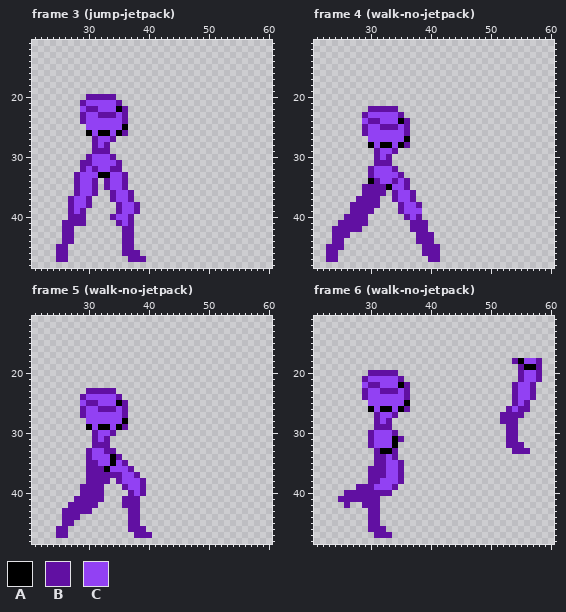
Two states of a pixel-art file, ProjectMoon/Content/concept/regina.aseprite. Above, as it was before the edit.
64x64 pixels, 11 frames. Shown: frame 3 (jump-jetpack): x 21..60, y 11..48; frame 4 (walk-no-jetpack): x 21..60, y 11..48; frame 5 (walk-no-jetpack): x 21..60, y 11..48; frame 6 (walk-no-jetpack): x 21..60, y 11..48. The commit also changed other frames, which this record leaves out.
Visible layers, top first: "concept", "legs", "body".
Palette (. is transparent): A #000000  B #6110a2  C #9241f3
Pixels before, frame 3 (jump-jetpack), first column x 25:
20 .....BBBBB.....
21 ....BCCCCCB....
22 ....CBBCCCAB...
23 ....BCCBBBCB...
24 ....BCCCCCCB...
25 .....CCCCCCA...
26 .....ACAACAB...
27 ......BCCB.....
28 ......BCB......
29 ......BBB......
30 .....BCCCB.....
31 ....BBCCCCB....
32 ....BCBCCBB....
33 ...BCCCAACCB...
34 ...BCCB.BCCB...
35 ...BCCB.BCCB...
36 ...BCCB..BCCB..
37 ..BCCB...BCCB..
38 ..BCCB....BCCB.
39 ..BCB.....BCCB.
40 ..BBB....BCCB..
41 .BBBB.....BCB..
42 .BB........BB..
43 .BB........BB..
44 .BB........BB..
45 BB.........BB..
46 BB.........BBB.
47 BB..........BBB
Pixels before, frame 4 (walk-no-jetpack), first column x 23:
22 .......BBBBB.......
23 ......BCCCCCB......
24 ......CBBCCCAB.....
25 ......BCCBBBCB.....
26 ......BCCCCCCB.....
27 .......CCCCCCA.....
28 .......ACAACAB.....
29 ........BCCB.......
30 ........BCB........
31 ........BBB........
32 .......BCCCB.......
33 .......BCCCCB......
34 .......ABCCBCB.....
35 ......BBBBACCB.....
36 ......BBBB.BCCB....
37 .....BBBB..BCCB....
38 ....BBBBB...BCCB...
39 ....BBBB....BCCC...
40 ...BBBB......BCB...
41 ..BBBBB.......BBB..
42 .BBBBB........BBB..
43 .BBB...........BBB.
44 .BB............BBB.
45 BBB.............BBB
46 BB..............BBB
47 BB...............BB
Pixels before, frame 5 (walk-no-jetpack), first column x 25:
23 .....BBBBB......
24 ....BCCCCCB.....
25 ....CBBCCCAB....
26 ....BCCBBBCB....
27 ....BCCCCCCB....
28 .....CCCCCCA....
29 .....ACAACAB....
30 ......BCCB......
31 ......BCB.......
32 ......BBB.......
33 .....BCCBB......
34 .....BCCCAB.....
35 .....BBCCACB....
36 .....BBBACCCB...
37 .....BBBBBBCCB..
38 .....BBBB.BCCCB.
39 ....BBBB...BCCB.
40 ....BBBB....BCB.
41 ...BBBBB...BBB..
42 ..BBBBB....BBB..
43 .BBBBB......BB..
44 .BBB........BB..
45 .BB.........BB..
46 BB..........BBB.
47 BB...........BBB
Pixels before, frame 6 (walk-no-jetpack), first column x 25:
18 .............................BACCB
19 ..............................BAAB
20 .....BBBBB....................BCCB
21 ....BCCCCCB...................BCCB
22 ....CBBCCCAB.................BCCB.
23 ....BCCBBBCB.................BCCB.
24 ....BCCCCCCB.................BCCB.
25 .....CCCCCCA.................BCB..
26 .....ACAACAB................BCBB..
27 ......BCCB.................BBBB...
28 ......BCB..................BBB....
29 ......BBB...................BB....
30 .....BCCCB..................BB....
31 .....BCCCAB.................BB....
32 .....BCCCA..................BBB...
33 ......BAAB...................BBB..
34 ......BBCB........................
35 ......BBCCB.......................
36 .....BBBCCB.......................
37 .....BBBCCB.......................
38 .....BBCCCB.......................
39 ...BBBCCCB........................
40 .BBBBBBBB.........................
41 BBBBBBB...........................
42 .B..BBB...........................
43 .....BB...........................
44 .....BB...........................
45 .....BB...........................
46 .....BBB..........................
47 ......BBB.........................
After the commit:
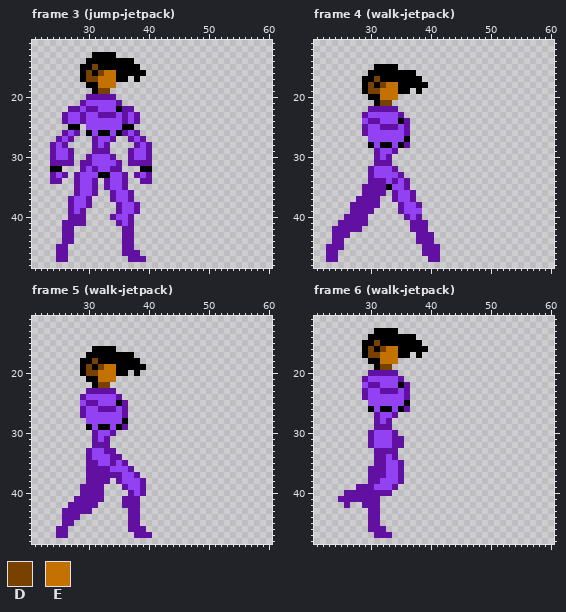
Colours new in this view: D #794100  E #c37100
The edit:
layer "head" now shown
Changed rows in their new state; - is an unchanged pixel.
Frame 3 (jump-jetpack), layer "head":
first column x 24:
13 -------AAAA------
14 ------AAAAAAAA---
15 -----AADAAAAAAA--
16 -----ADADEEAAAAA-
17 -----ADDEEEAA-A--
18 ------AAEEE------
19 -------ADD-------
22 ---BB--------B---
23 --BCC--------CB--
24 --BCC--------CB--
25 ---AA--------A---
26 --BCB--------CB--
27 -BCB---------BCB-
28 BCB-----------BCB
29 BCCB---------BCCB
30 BCCB---------BCCB
31 BBBB---------BBBB
32 AA-------------AA
33 BCB-----------BCB
34 BB-------------BB
Frame 4 (walk-jetpack), layers "head", "legs":
first column x 29:
15 --AAAA-----
16 -AAAAAAAA--
17 AADAAAAAAA-
18 ADADEEAAAAA
19 ADDEEEAA-A-
20 -AAEEE-----
21 --ADD------
first column x 30:
34 B-B
Frame 5 (walk-jetpack), layers "head", "legs":
first column x 29:
16 --AAAA-----
17 -AAAAAAAA--
18 AADAAAAAAA-
19 ADADEEAAAAA
20 ADDEEEAA-A-
21 -AAEEE-----
22 --ADD------
first column x 33:
34 -B
35 -B
36 B-
Frame 6 (walk-jetpack), layers "concept", "head", "legs":
first column x 29:
13 --AAAA------------------------
14 -AAAAAAAA---------------------
15 AADAAAAAAA--------------------
16 ADADEEAAAAA-------------------
17 ADDEEEAA-A--------------------
18 -AAEEE-------------------.....
19 --ADD---------------------....
20 --------------------------....
21 --------------------------....
22 -------------------------....-
23 -------------------------....-
24 -------------------------....-
25 -------------------------...--
26 ------------------------....--
27 -----------------------....---
28 -----------------------...----
29 ------------------------..----
30 ------------------------..----
31 -----B------------------..----
32 -----BB-----------------...---
33 ---BB--------------------...--
Pixel boxes of the changes (left, top, right, bottom) in both pictures:
added: (50, 52, 152, 184)
added: (362, 64, 428, 106)
changed: (368, 178, 386, 184)
added: (80, 346, 146, 388)
changed: (104, 454, 116, 472)
added: (362, 328, 428, 370)
erased: (500, 358, 542, 454)
changed: (380, 436, 404, 454)
